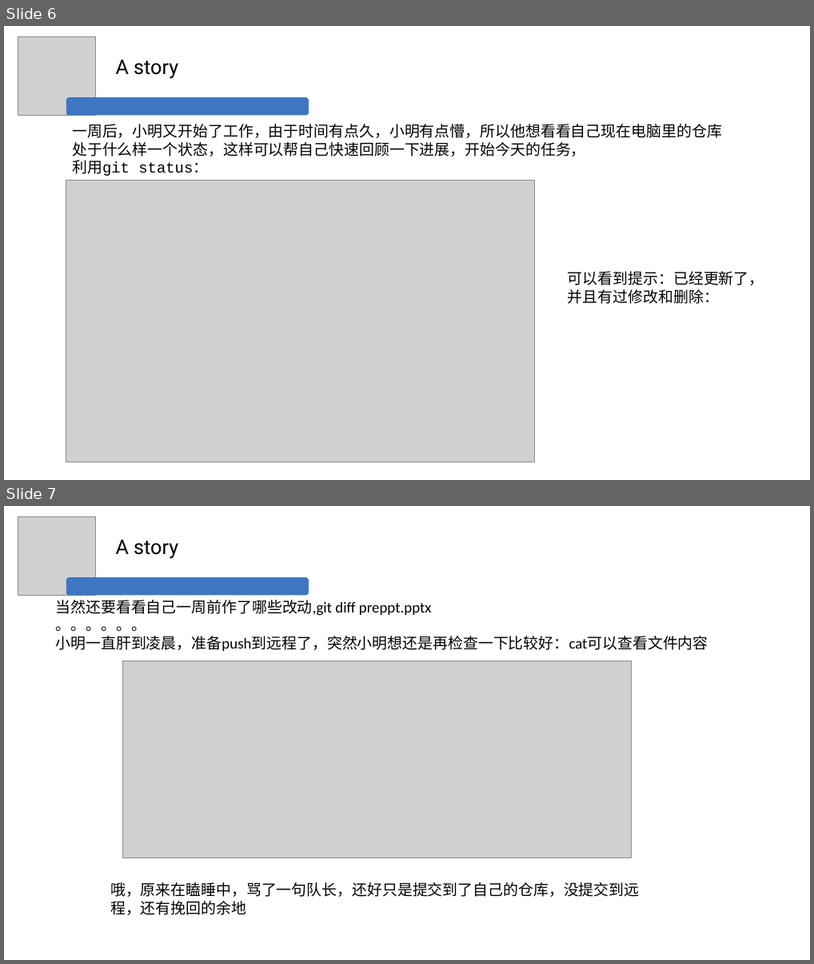
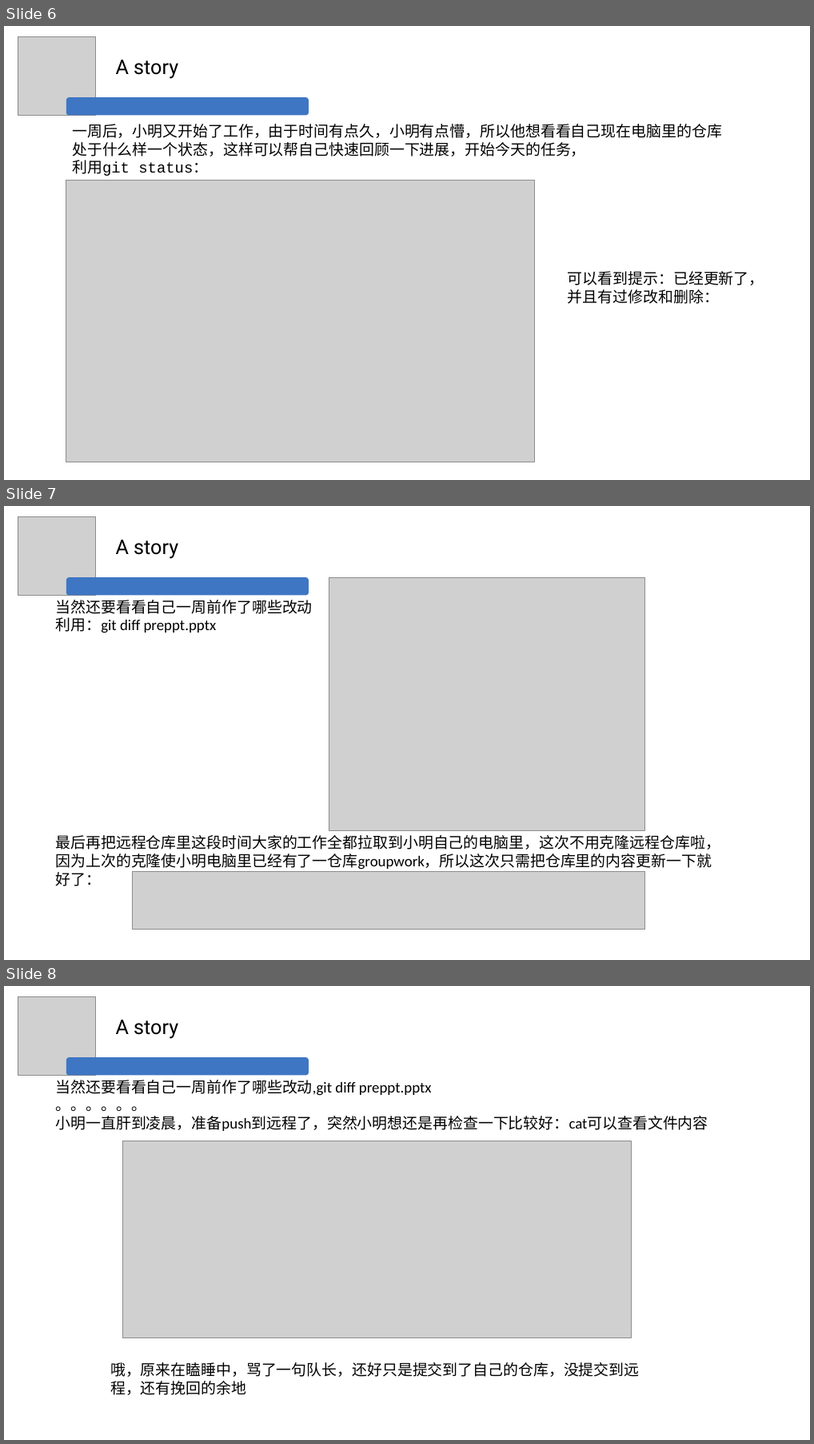
Before and after one commit to mbb0303/groupwork, a slide deck: preppt_fhj.pptx. Shown one above the other, each under a label of ours: slides 6 and 7 before the commit, slides 6, 7 and 8 after it. The pictures are 814x964 and 814x1444 pixels, drawn with LibreOffice and Linux fonts; fonts in the diff are those of the drawing; grey boxes stand for pictures. Boxes give left, top, right and bottom in pixels: in the first picture for what was removed or moved away, otherwise in the second. Text is boxed around its words. In the diff, an @@ line names an element or a change of style, - is before the commit and + after.

Commit message:
word改ppt3

```diff
--- a/preppt_fhj.pptx
+++ b/preppt_fhj.pptx
@@ slide 7 added at bbox=[4, 506, 810, 960], background #FFFFFF @@
@@ picture added at bbox=[18, 517, 95, 595] @@
@@ text added at bbox=[116, 540, 178, 559], 24 pt, text #000000 @@
+A story
@@ rounded rectangle added at bbox=[66, 577, 309, 596], fill #3E76C3 @@
@@ picture added at bbox=[330, 577, 646, 831] @@
@@ text added at bbox=[56, 600, 722, 886], 18 pt, text #000000 @@
+当然还要看看自己一周前作了哪些改动
+利用：git diff preppt.pptx
+最后再把远程仓库里这段时间大家的工作全都拉取到小明自己的电脑里，这次不用克隆远程仓库啦，因为上次的克隆使小明电脑里已经有了一仓库groupwork，所以这次只需把仓库里的内容更新一下就好了：
@@ picture added at bbox=[132, 872, 646, 929] @@
@@ what was slide 7 is now slide 8 @@
```
